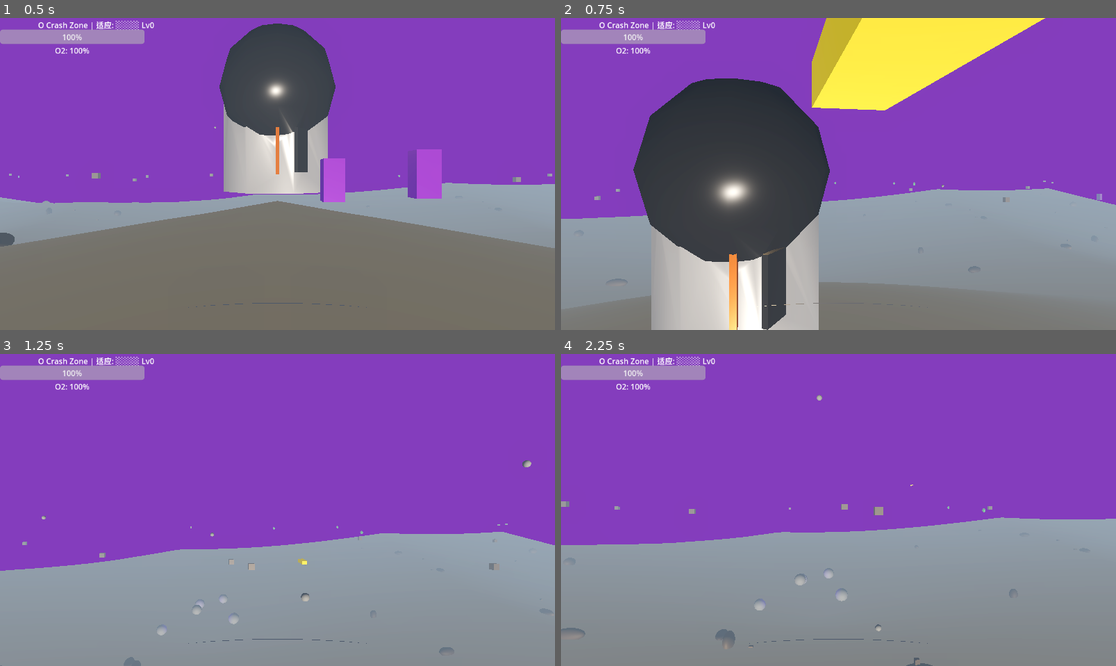
Above: before the commit, frames 1-4 (two rows, left to right).
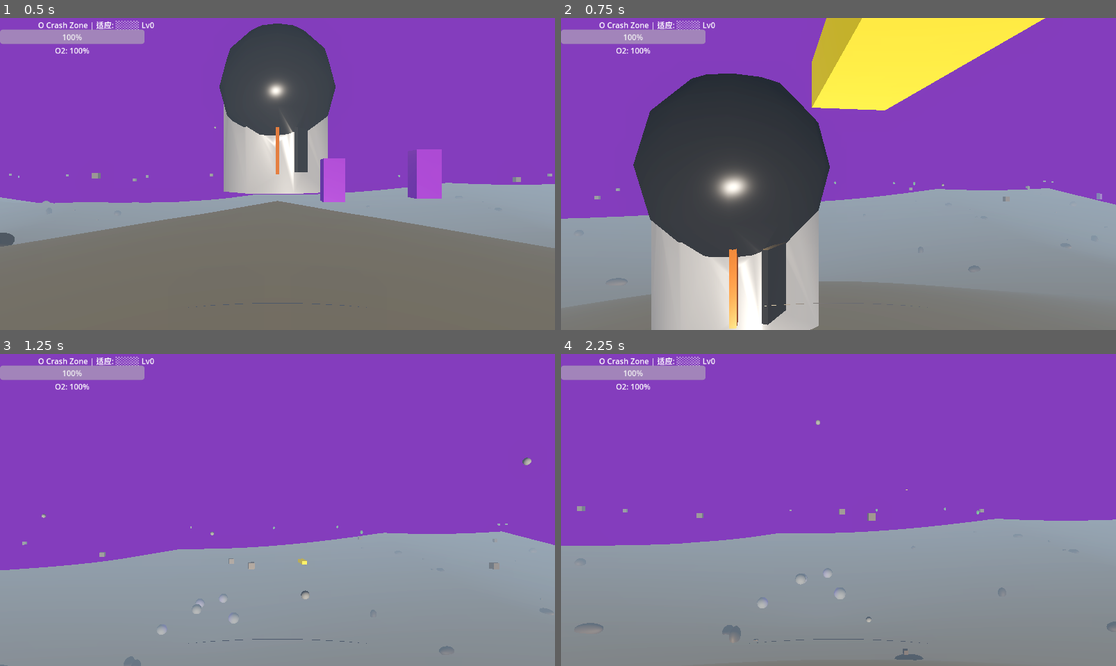
Above: after the commit, the same moments.

Repository: qnctx/star-abyss-game
Game: Godot game, scene res://scenes/main.tscn
The game is run twice, just before and just after one commit, with the same random seed, the same clock (stepped at 60 frames per second) and the same inputs.
Inputs (mouse positions are in pixels of both pictures, inside the frame that each line leads up to):
- Up to frame 1 (0.5 s): no input
- Up to frame 2 (0.75 s): tap Enter at 0.5 s; move the mouse to (866, 174) at 0.52 s; hold W (move_forward) from 0.53 s (still down); tap Space (jump) at 0.6 s; click (866, 174) at 0.67 s
- Up to frame 3 (1.25 s): keep holding W (move_forward); tap Space (jump) at 0.77, 1.07 s
- Up to frame 4 (2.25 s): keep holding W (move_forward); move the mouse to (810, 510) at 1.27 s; tap Ctrl (crouch) at 1.35 s; tap Space (jump) at 1.52, 1.55, 1.82 s; move the mouse to (849, 503) at 2.02 s; hold E (interact) from 2.03 s (still down)

Frame 1 is identical in both runs. In frame 2, 1.7% of the frame differs, in the area x 1-100%, y 17-100%; in frame 3, 0.2%; in frame 4, 1.0%.

Commit message:
Fix: remove duplicate move_and_slide() + disable manual terrain snap

Diff:
--- a/src/scripts/player.gd
+++ b/src/scripts/player.gd
@@ -118,34 +118,8 @@
 		# Clamp fall speed so we don't accelerate forever, but allow downward motion
 		velocity.y = maxf(velocity.y, -50.0)
 
-	# ── Debug output every 0.5s when moving ──────────────────────────────────
-	if _debug_frames % 30 == 0 and input_dir.length() > 0.05:
-		print("DEBUG pos=%.2f,%.2f,%.2f vel=%.2f,%.2f,%.2f jumping=%s" % [
-			global_position.x, global_position.y, global_position.z,
-			velocity.x, velocity.y, velocity.z, _is_jumping
-		])
-
 	# ── Move ───────────────────────────────────────────────────────────────
 	move_and_slide()
-
-	# ── Manual terrain height snap (THE RELIABLE SOLUTION) ─────────────────
-	if WorldGenerator:
-		var tx := global_position.x
-		var tz := global_position.z
-		# _raw_height matches what terrain mesh uses — no StaticBody needed
-		var ty: float = _raw_terrain_height(tx, tz)
-		var target_y := ty + _target_eye_height
-
-		if _is_jumping:
-			# In air: check if we've dropped back to terrain level
-			if global_position.y <= target_y + 0.1:
-				global_position.y = target_y
-				velocity.y = 0.0
-				_is_jumping = false
-		else:
-			# On ground: lock to terrain surface
-			global_position.y = target_y
-			velocity.y = 0.0
 
 	# ── Clamp to world boundary ───────────────────────────────────────────
 	global_position.x = clamp(global_position.x, -WORLD_HALF, WORLD_HALF)
